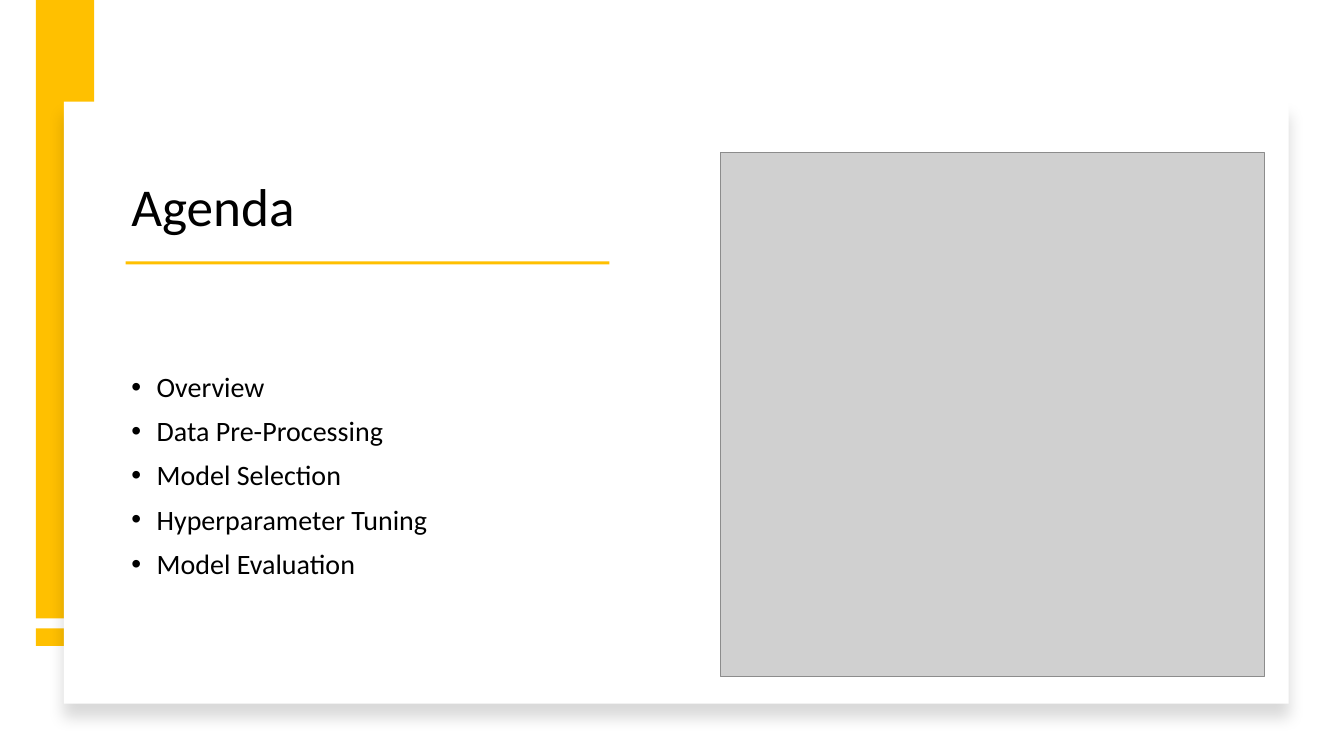
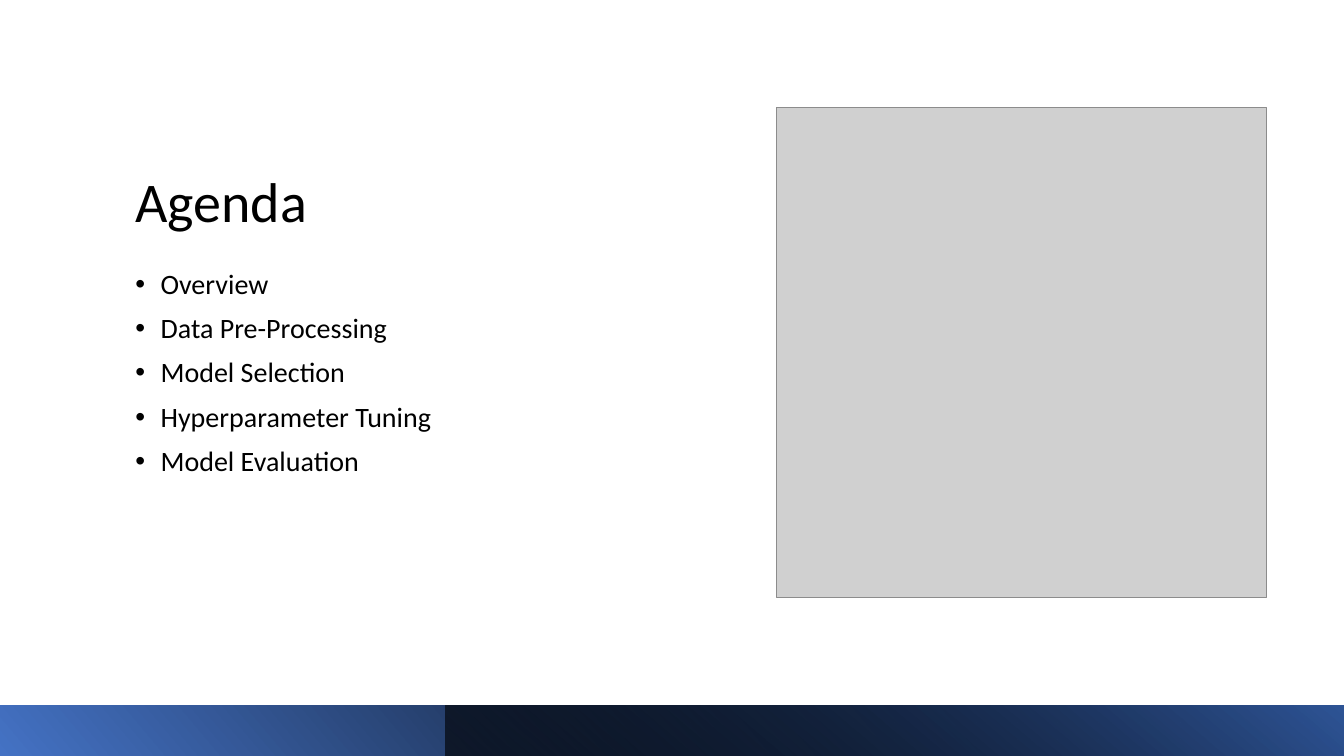
Before and after one commit to jagsrj/Credit_card_fraud_detection_ML, a slide deck: slide 2 of CreditCard_FraudDetection_MachingLearning.pptx. Drawn at 1344x756 pixels with LibreOffice and Linux fonts; fonts in the diff are those of the drawing; grey boxes stand for pictures. Boxes give left, top, right and bottom in pixels: in the first picture for what was removed or moved away, otherwise in the second. Text is boxed around its words. In the diff, an @@ line names an element or a change of style, - is before the commit and + after.

```diff
--- a/CreditCard_FraudDetection_MachingLearning.pptx
+++ b/CreditCard_FraudDetection_MachingLearning.pptx
@@ rectangle removed at (36, 1, 94, 619) @@
@@ title "Agenda" at (135, 183, 307, 232): size 38 to 40 pt @@
@@ rectangle removed at (64, 102, 1289, 704) @@
@@ picture: place and size @@
-picture at (721, 152, 1264, 677)
+picture at (777, 108, 1267, 598)
@@ text "Overview": place and size @@
-text "Overview" at (157, 377, 427, 575)
+text "Overview" at (161, 274, 431, 472)
@@ text "Overview" at (161, 274, 431, 472): vertical alignment middle to top @@
@@ rectangle removed at (126, 261, 610, 264) @@
@@ rectangle removed at (36, 628, 95, 645) @@
@@ rectangle added at (0, 706, 1344, 756), fill gradient #4472C4 to #000000 @@
@@ rectangle added at (446, 706, 1344, 756), fill gradient #000000 to #2F5597 @@
```
Also in this commit, not shown: 6 other slides changed, 3 slides added, 1 slide removed.
